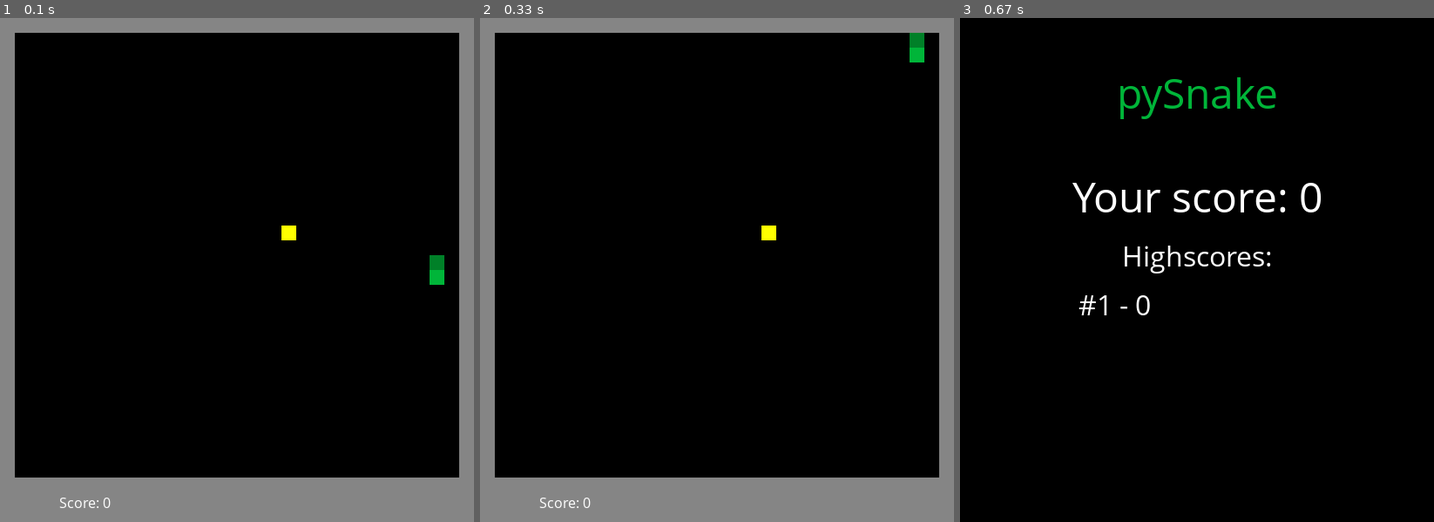
Above: before the commit, frames 1-3 (left to right).
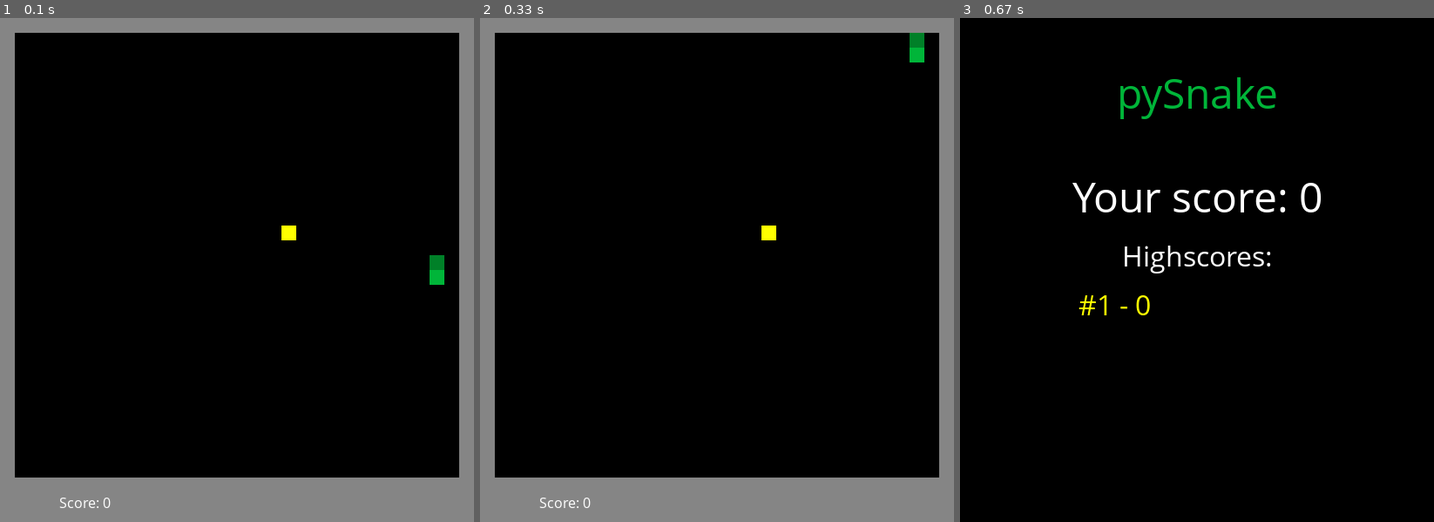
Above: after the commit, the same moments.

Repository: Nuytemans-Dieter/pySnake
Game: pygame game, started from pysnake.py
Two runs of this game, one before a commit and one after it. Both use one fixed random seed, a clock stepped at 60 frames per second and the inputs below.
Inputs:
- Up to frame 1 (0.1 s): no input
- Up to frame 2 (0.33 s): no input
- Up to frame 3 (0.67 s): hold Right from 0.33 s (still down)

Frames 1-2 are identical in both runs. In frame 3, 0.2% of the frame differs, in the area x 25-41%, y 55-59%.

Commit message:
Add achieved highscore marking

Diff:
--- a/visualizer/pygame_drawer.py
+++ b/visualizer/pygame_drawer.py
@@ -89,9 +89,17 @@
 
         # Display the high scores
         num = 1
+        is_highscore_marked = False
         for h_score in high_scores:
+
+            if not is_highscore_marked and h_score is board.score:
+                color = self.yellow
+                is_highscore_marked = True
+            else:
+                color = self.white
+
             text = "#" + str(num) + " - " + str(h_score)
-            score_render = self.medium_font.render(text, True, self.white)
+            score_render = self.medium_font.render(text, True, color)
             location = ((self.SQUARE_SIZE * (board.BOARD_DIM_X + 2)) /4, self.SQUARE_SIZE * (16 + num * 2))
             self.screen.blit(score_render, location)
             num += 1
